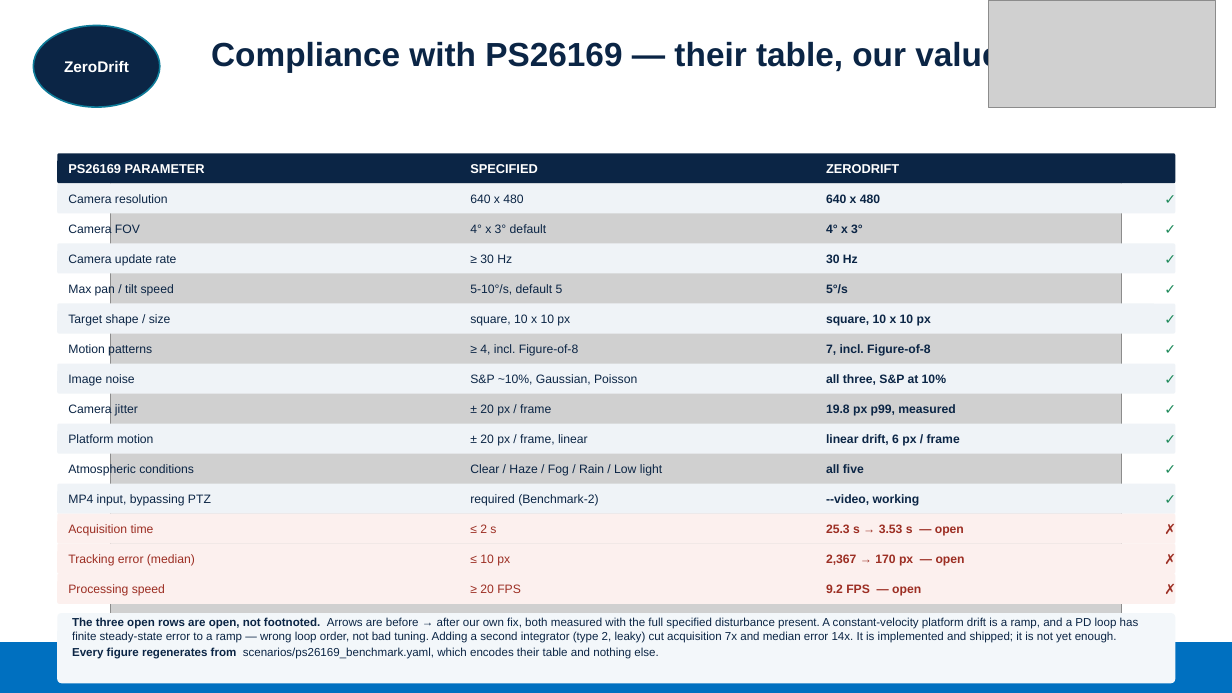
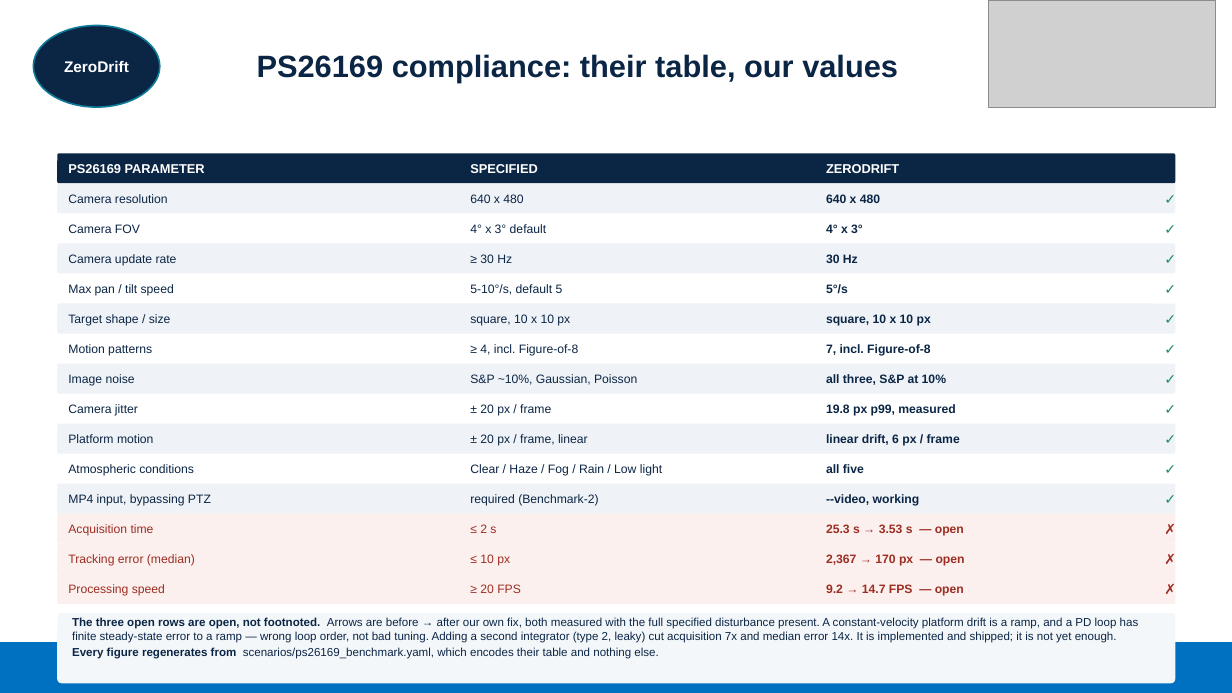
Before and after one commit to pranshukesavmishra/SIH-2026, a slide deck: slide 6 of docs/submission/ZeroDrift_SIH26169.pptx. Drawn at 1232x693 pixels with LibreOffice and Linux fonts; fonts in the diff are those of the drawing; grey boxes stand for pictures. Boxes give left, top, right and bottom in pixels: in the first picture for what was removed or moved away, otherwise in the second. Text is boxed around its words. In the diff, an @@ line names an element or a change of style, - is before the commit and + after.

```diff
--- a/docs/submission/ZeroDrift_SIH26169.pptx
+++ b/docs/submission/ZeroDrift_SIH26169.pptx
@@ title at (x1=257, y1=54, x2=898, y2=82): text changed; size 26 to 24 pt @@
-Compliance with PS26169 — their table, our values
+PS26169 compliance: their table, our values
@@ picture removed at (x1=111, y1=159, x2=1122, y2=637) @@
@@ text at (x1=826, y1=584, x2=964, y2=596): text changed @@
-9.2 FPS — open
+9.2 → 14.7 FPS — open
```
Also in this commit, not shown: 3 other slides changed, 5 other files.
